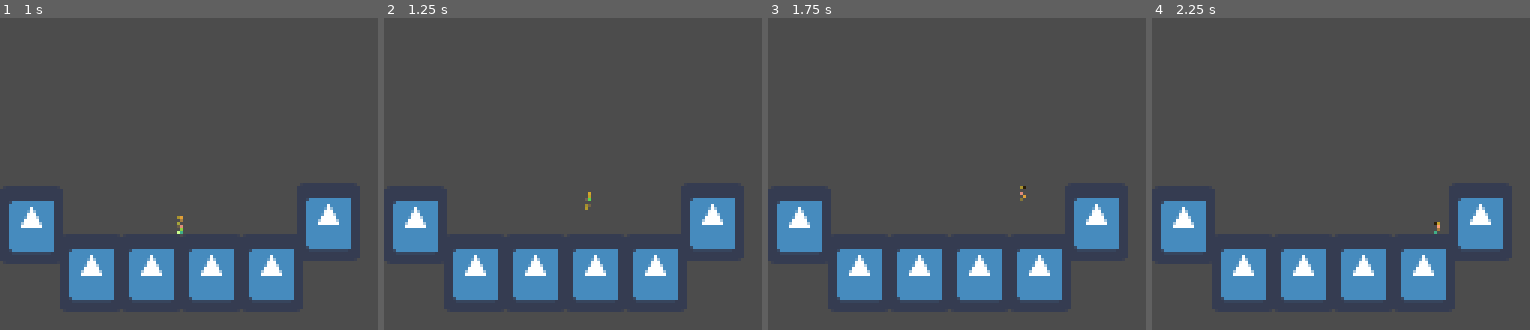
Above: before the commit, frames 1-4 (left to right).
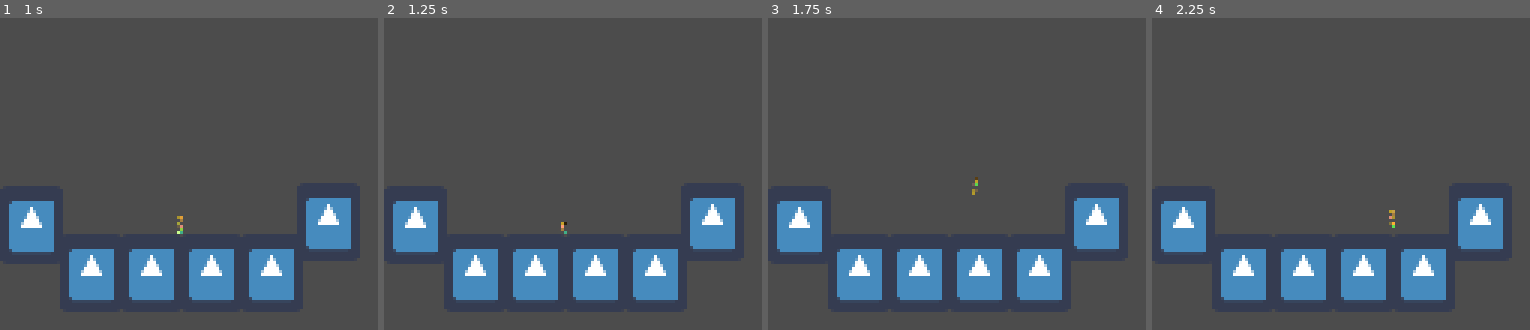
Above: after the commit, the same moments.

Repository: ObsidianBlk/Project-AL
Game: Godot game, scene res://AL/Core/World.tscn
The game is run twice, just before and just after one commit, with the same random seed, the same clock (stepped at 60 frames per second) and the same inputs. The engine's default icon, where the game draws it, is replaced by a stand-in: a white triangle on a blue panel in a dark square.
Inputs:
- Up to frame 1 (1 s): hold D (player_right) from 0.53 s (still down); hold S (player_crouch) from 0.53 s (still down); tap W (player_jump) at 0.77, 0.8 s
- Up to frame 2 (1.25 s): keep holding D (player_right); keep holding S (player_crouch); tap W (player_jump) at 1.07 s
- Up to frame 3 (1.75 s): keep holding D (player_right); release S (player_crouch) at 1.28 s; tap W (player_jump) at 1.35, 1.52 s; tap S (player_crouch) at 1.55 s
- Up to frame 4 (2.25 s): tap W (player_jump) at 1.82 s; release D (player_right) at 2.03 s; hold A (player_left) from 2.03 s (still down); hold S (player_crouch) from 2.03 s (still down)

Frame 1 is identical in both runs. In frame 2, less than 0.1% of the frame differs, in the area x 46-55%, y 55-70%; in frame 3, less than 0.1%; in frame 4, 0.1%, in the area x 62-77%, y 61-70%.

Commit message:
Improved input handling :)

Diff:
--- a/AL/Characters/Player/Player.gd
+++ b/AL/Characters/Player/Player.gd
@@ -1,6 +1,6 @@
 extends KinematicBody2D
 
-export var speed = 100
+export var speed = 65
 export var accel_rate = 2.5
 export var decel_rate = 0.8
 export var jump_strength_multiplier = 0.45
@@ -9,7 +9,12 @@
 var state = STATE.Idle
 var velocity = Vector2()
 
-var is_running = 0
+var ctrl = {
+	left={down=false, timestamp=0},
+	right={down=false, timestamp=0},
+	crouch={down=false, timestamp=0},
+	jump={down=false, timestamp=0}
+}
 
 
 func flip(dir):
@@ -20,28 +25,25 @@
 
 
 func idle():
-	print("Idle")
 	velocity.x = 0
 	state = STATE.Idle
 	$AnimationPlayer.play("Idle")
 
-func run(dir):
-	print("Run")
+func run(dir, state_change_only=false):
 	if state != STATE.Running:
 		state = STATE.Running
 		$AnimationPlayer.play("Run")
 	flip(dir)
-	velocity.x = dir*speed
+	if not state_change_only:
+		velocity.x = dir*speed
 
 
 func crouch():
-	print("Crouch")
 	state = STATE.Crouching
 	velocity.x = 0
 	$AnimationPlayer.play("Crouch")
 
 func jump():
-	print("Jump")
 	state = STATE.Jumping
 	velocity.y = -(ENV.GRAVITY*jump_strength_multiplier)
 	$AnimationPlayer.play("Jump")
@@ -52,54 +54,58 @@
 	#set_process_input(true)
 	pass
 
+
+func store_event_state(event, actionName, ctrlName):
+	if event.is_action_pressed(actionName):
+		ctrl[ctrlName].down = true
+		ctrl[ctrlName].timestamp = OS.get_ticks_msec()
+	elif event.is_action_released(actionName):
+		ctrl[ctrlName].down = false
+		ctrl[ctrlName].timestamp = OS.get_ticks_msec()
+
 func _unhandled_input(event):
+	store_event_state(event, "player_left", "left")
+	store_event_state(event, "player_right", "right")
+	store_event_state(event, "player_jump", "jump")
+	store_event_state(event, "player_crouch", "crouch")
+
+
+func process_ctrls(delta):
 	match state:
 		STATE.Idle:
-			is_running = 0
-			if event.is_action_pressed("player_left"):
-				run(-1)
-				is_running = -1
-			elif event.is_action_pressed("player_right"):
-				run(1)
-				is_running = 1
-			elif event.is_action_pressed("player_crouch"):
+			if (ctrl.left.down or ctrl.right.down) and ctrl.left.down != ctrl.right.down:
+				if ctrl.left.down:
+					run(-1)
+				elif ctrl.right.down:
+					run(1)
+			elif ctrl.crouch.down:
 				crouch()
-			elif event.is_action_pressed("player_jump"):
+			elif ctrl.jump.down:
 				jump()
 
 		STATE.Crouching:
-			if not event.is_action_pressed("player_crouch"):
+			if not ctrl.crouch.down:
 				idle()
-			if event.is_action_pressed("player_left"):
+			if ctrl.left.down:
 				flip(-1)
-			elif event.is_action_pressed("player_right"):
+			elif ctrl.right.down:
 				flip(1)
 		STATE.Running:
-			if event.is_action_pressed("player_left"):
-				run(-1)
-				is_running = -1
-			elif event.is_action_pressed("player_right"):
-				run(1)
-				is_running = 1
-			elif event.is_action_released("player_left") or event.is_action_released("player_right"):
+			if (ctrl.left.down or ctrl.right.down) and ctrl.left.down != ctrl.right.down:
+				if ctrl.left.down:
+					run(-1)
+				elif ctrl.right.down:
+					run(1)
+			else:
 				idle()
-				is_running = 0
-			if event.is_action_pressed("player_jump"):
+			if ctrl.jump.down:
 				jump()
-			if event.is_action_pressed("player_crouch"):
+			if ctrl.crouch.down:
 				crouch()
-		STATE.Jumping, STATE.Falling:
-			if event.is_action_pressed("player_left"):
-				is_running = -1
-			elif event.is_action_pressed("player_right"):
-				is_running = 1
-			elif event.is_action_released("player_left") or event.is_action_released("player_right"):
-				print("Releasing Run X")
-				is_running = 0
-
 
 
 func _physics_process(delta):
+	process_ctrls(delta)
 	if not is_on_floor():
 		velocity.y = min(velocity.y + (ENV.GRAVITY*delta), ENV.MAX_GRAVITY)
 	elif velocity.y > 0:
@@ -112,17 +118,13 @@
 		velocity.x = 0
 	if is_on_floor():
 		if state == STATE.Falling:
-			print(is_running)
-			if is_running != 0:
-				run(is_running)
+			if (ctrl.left.down or ctrl.right.down) and ctrl.left.down != ctrl.right.down:
+				if ctrl.left.down:
+					run(-1, true)
+				else:
+					run(1, true)
 			else:
 				idle()
-			#if velocity.x > 0:
-			#	run(1)
-			#elif velocity.x < 0:
-			#	run(-1)
-			#else:
-			#	idle()
 	elif velocity.y > ENV.GRAVITY*0.15:
 		state = STATE.Falling
 		$AnimationPlayer.play("Land")
--- a/AL/Characters/Player/Player.tscn
+++ b/AL/Characters/Player/Player.tscn
@@ -978,7 +978,9 @@
 collision_mask = 1
 collision/safe_margin = 0.08
 script = ExtResource( 1 )
-speed = 100
+speed = 65
+accel_rate = 2.5
+decel_rate = 0.8
 jump_strength_multiplier = 0.45
 
 [node name="Spr_Character" type="Sprite" parent="." index="0"]
--- a/AL/Core/World.tscn
+++ b/AL/Core/World.tscn
@@ -151,6 +151,7 @@
 [node name="Player" parent="." index="6" instance=ExtResource( 2 )]
 
 position = Vector2( 180, 20 )
+speed = 65
 accel_rate = 2.5
 decel_rate = 0.8
 jump_strength_multiplier = 0.45
